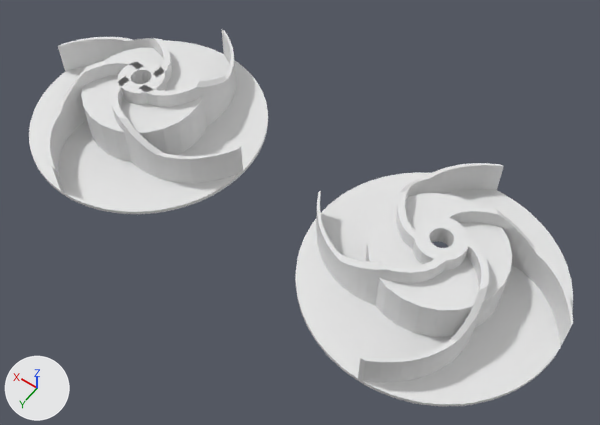
What one commit did to the Blender file RB3/CAD/Fan.blend.
The view is the same before and after, from a 50 mm camera at (-125.4, 105.6, 162.9) aimed at (-52.4, 3.3, 2.2). Arrows for +X, +Y and +Z are at lower left; the lights stay in place.

Script lines for the objects in view, before the commit:
```python
me_cube_001 = bpy.data.meshes.new('Cube.001')
me_cube_001.from_pydata(...)  # 88 vertices, 86 faces; spans x 0.0..45.4, y 0.0..2.0, z 0.0..21.0
me_fan_001 = bpy.data.meshes.new('Fan.001')
me_fan_001.from_pydata(...)  # 805 vertices, 409 faces; spans x -32.0..32.0, y -32.0..32.0, z 0.0..16.2
ob_fan = bpy.data.objects.new('Fan', me_fan_001)
ob_fan.location = (-88.0, 0.0, 0.0)
ob_fan.scale = (-1.0, 1.0, 1.0)
ob_rotationalpoint = bpy.data.objects.new('RotationalPoint', None)
ob_rotationalpoint.location = (0.0, 0.0, 0.0)
ob_rotationalpoint.rotation_euler = (0.0, 0.0, -1.571)  # degrees (0, 0, -90)
ob_turbine = bpy.data.objects.new('Turbine', me_cube_001)
ob_turbine.location = (0.0, 0.0, 0.0)
_m = ob_turbine.modifiers.new('Curve', 'CURVE')
_m.object = ob_beziercurve
_m = ob_turbine.modifiers.new('Array', 'ARRAY')
_m.count = 4
_m.use_relative_offset = False
_m.use_object_offset = True
_m.offset_object = ob_rotationalpoint
_m = ob_turbine.modifiers.new('LowerPlate', 'BOOLEAN')
_m.object = ob_refcircle
_m.operation = 'UNION'
_m = ob_turbine.modifiers.new('OverallClip', 'BOOLEAN')
_m.object = ob_subtractionsurface
_m.operation = 'INTERSECT'
_m = ob_turbine.modifiers.new('Boolean', 'BOOLEAN')
_m.object = ob_subcylinder
_m = ob_turbine.modifiers.new('MotorMountPartial', 'BOOLEAN')
_m.object = ob_motormountpartial
_m.operation = 'UNION'
```
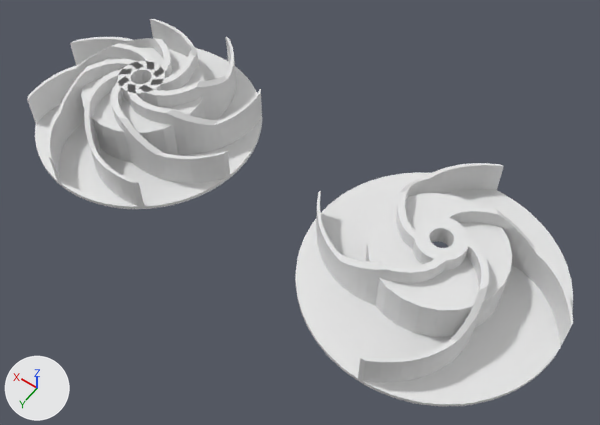
ob_rotationalpoint is not drawn itself; it is used by a modifier of ob_turbine.

The change in detail:
me_circle is used by ob_subtractionsurface; location (0.0, 0.0, 0.0).
me_circle had 480 vertices, 386 faces and spanned x -32.0..32.0, y -32.0..32.0, z 0.0..16.2.
me_circle now has 480 vertices, 386 faces and spans x -30.4..30.4, y -30.4..30.4, z 0.0..16.2.
me_circle part 1: 192 of the vertices in x -32.0..32.0, y -32.0..32.0, z 0.0..10.2 are scaled about their middle by (0.95, 0.95, 1).
Object 'Turbine' (ob_turbine) has a ARRAY modifier named 'Array'.
On modifier 'Array' of object 'Turbine' (ob_turbine), count goes from 4 to 8.
Object 'Turbine' (ob_turbine) has a BOOLEAN modifier named 'OverallClip'.
Modifier setting: use_self = True.
Object 'RotationalPoint' (ob_rotationalpoint) turns from (0, 0, -90) to (0, 0, -45) degrees about x, y and z.

Changed parts and their boxes [x1, y1, x2, y2] in the pictures (600 x 425 px; the box of a moved part takes in the faces that stretch with it):
'Turbine', reshaped, modifiers changed: before [29, 30, 268, 214]; after [27, 19, 262, 209]
part 1 of me_circle, moved or reshaped: before [33, 30, 268, 214]; after [27, 19, 262, 209]
